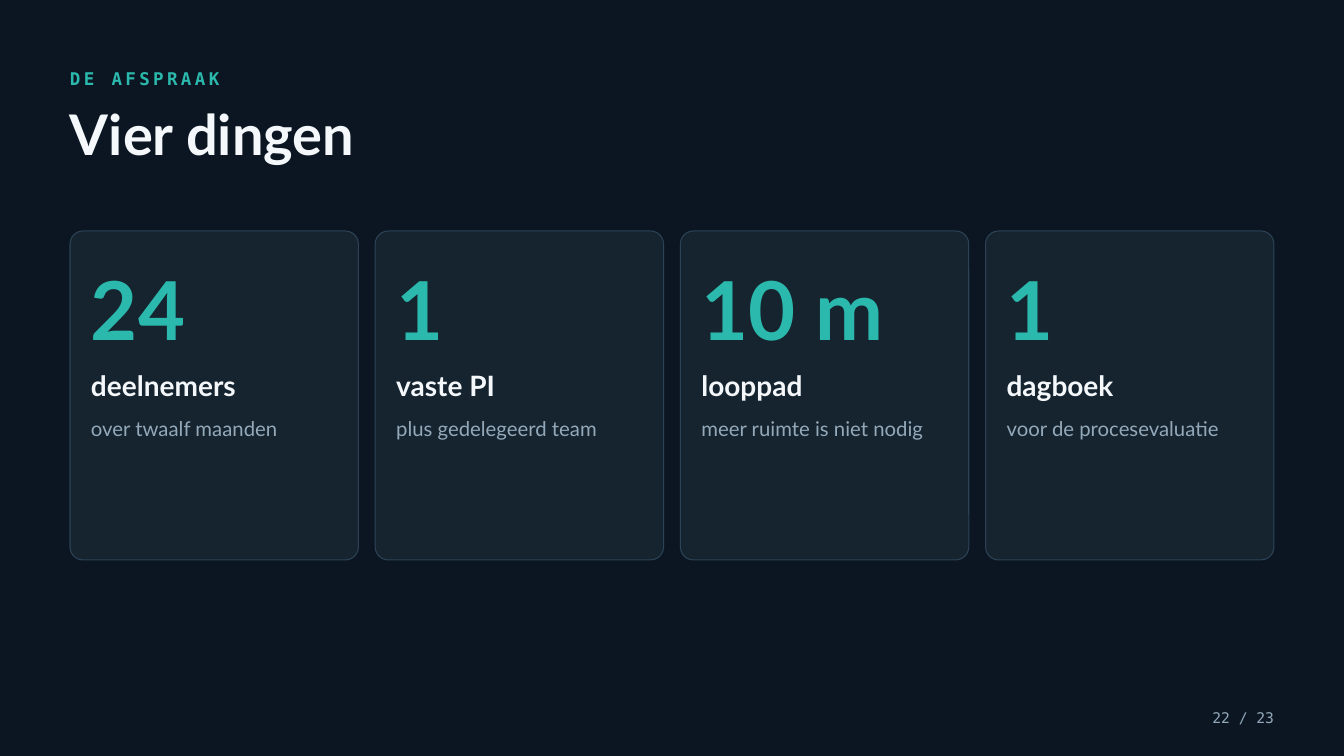
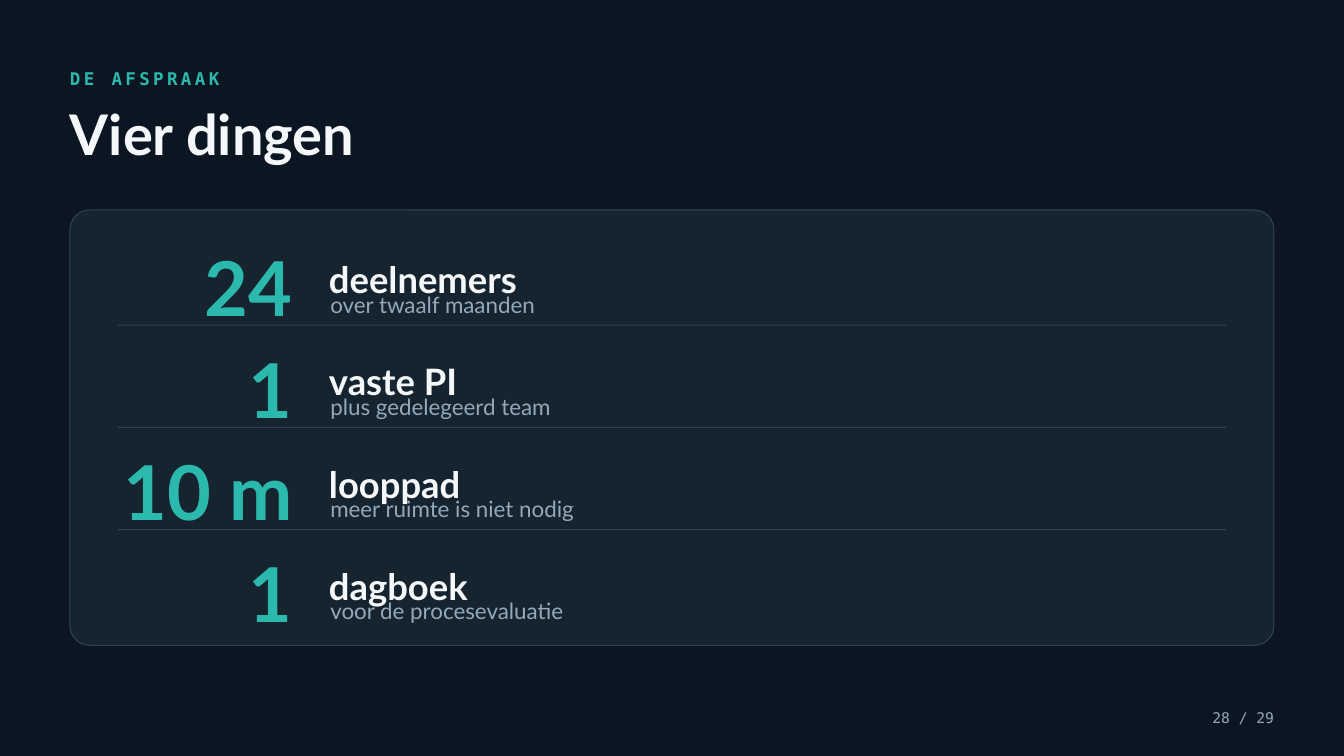
Before and after one commit to Dellfs/paradise-project, a slide deck: slide 28 of PARADISE_presentatie/PARADISE_informatiesessie_voetklinieken.pptx (slide 22 before the commit). Drawn at 1344x756 pixels with LibreOffice and Linux fonts; fonts in the diff are those of the drawing. Boxes give left, top, right and bottom in pixels: in the first picture for what was removed or moved away, otherwise in the second. Text is boxed around its words. In the diff, an @@ line names an element or a change of style, - is before the commit and + after.

```diff
--- a/PARADISE_presentatie/PARADISE_informatiesessie_voetklinieken.pptx
+++ b/PARADISE_presentatie/PARADISE_informatiesessie_voetklinieken.pptx
@@ rounded rectangle: place and size @@
-rounded rectangle at [70, 231, 358, 560]
+rounded rectangle at [70, 210, 1273, 645]
@@ rounded rectangle removed at [375, 231, 663, 560] @@
@@ rounded rectangle removed at [681, 231, 969, 560] @@
@@ rounded rectangle removed at [986, 231, 1274, 560] @@
@@ text "24": place and size @@
-text "24" at [91, 280, 185, 340]
+text "24" at [205, 261, 293, 316]
@@ text "deelnemers": place and size @@
-text "deelnemers" at [91, 375, 236, 396]
+text "deelnemers" at [329, 266, 517, 301]
@@ text "over twaalf maanden": place and size @@
-text "over twaalf maanden" at [91, 421, 277, 436]
+text "over twaalf maanden" at [330, 293, 535, 313]
@@ rectangle added at [118, 325, 1227, 326], fill #2C4356 @@
@@ text "1": place and size @@
-text "1" at [396, 281, 443, 340]
+text "1" at [249, 363, 293, 418]
@@ text "vaste PI": place and size @@
-text "vaste PI" at [396, 375, 495, 397]
+text "vaste PI" at [329, 368, 457, 403]
@@ text "plus gedelegeerd team": place and size @@
-text "plus gedelegeerd team" at [396, 421, 597, 440]
+text "plus gedelegeerd team" at [330, 395, 550, 419]
@@ text "10 m": place and size @@
-text "10 m" at [701, 280, 883, 341]
+text "10 m" at [123, 465, 292, 521]
@@ rectangle added at [118, 427, 1227, 429], fill #2C4356 @@
@@ text "looppad": place and size @@
-text "looppad" at [701, 375, 802, 401]
+text "looppad" at [329, 471, 460, 505]
@@ text "meer ruimte is niet nodig": place and size @@
-text "meer ruimte is niet nodig" at [701, 421, 923, 440]
+text "meer ruimte is niet nodig" at [330, 498, 574, 521]
@@ rectangle added at [118, 529, 1227, 530], fill #2C4356 @@
@@ size 58 to 54 pt; alignment left to right in 4 elements at [205, 261, 293, 316], [249, 363, 293, 418], [123, 465, 292, 521], [249, 567, 293, 622] @@
@@ text "1": place and size @@
-text "1" at [1007, 281, 1054, 340]
+text "1" at [249, 567, 293, 622]
@@ size 20 to 26 pt in 4 elements at [329, 368, 457, 403], [329, 266, 517, 301], [329, 471, 460, 505], [329, 573, 468, 607] @@
@@ text "dagboek": place and size @@
-text "dagboek" at [1007, 375, 1114, 401]
+text "dagboek" at [329, 573, 468, 607]
@@ size 14.5 to 16 pt; line spacing 1.35 to 1.25 in 4 elements at [330, 498, 574, 521], [330, 395, 550, 419], [330, 293, 535, 313], [330, 600, 563, 623] @@
@@ text "voor de procesevaluatie": place and size @@
-text "voor de procesevaluatie" at [1007, 421, 1218, 440]
+text "voor de procesevaluatie" at [330, 600, 563, 623]
@@ text at [1212, 712, 1274, 723]: text changed @@
-22 / 23
+28 / 29
```
Also in this commit, not shown: 19 other slides changed, 7 slides added, 1 slide removed, 8 other files.
